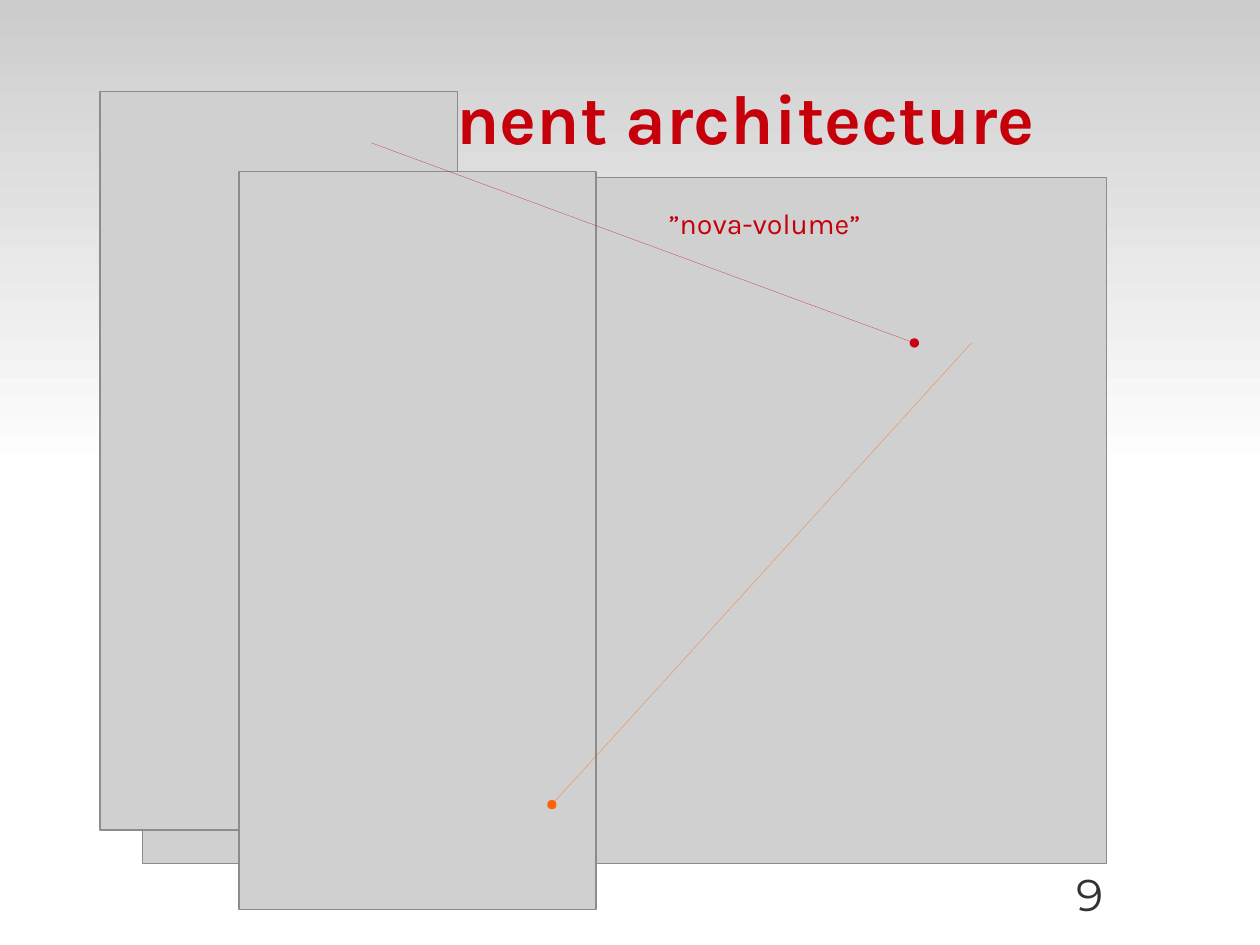
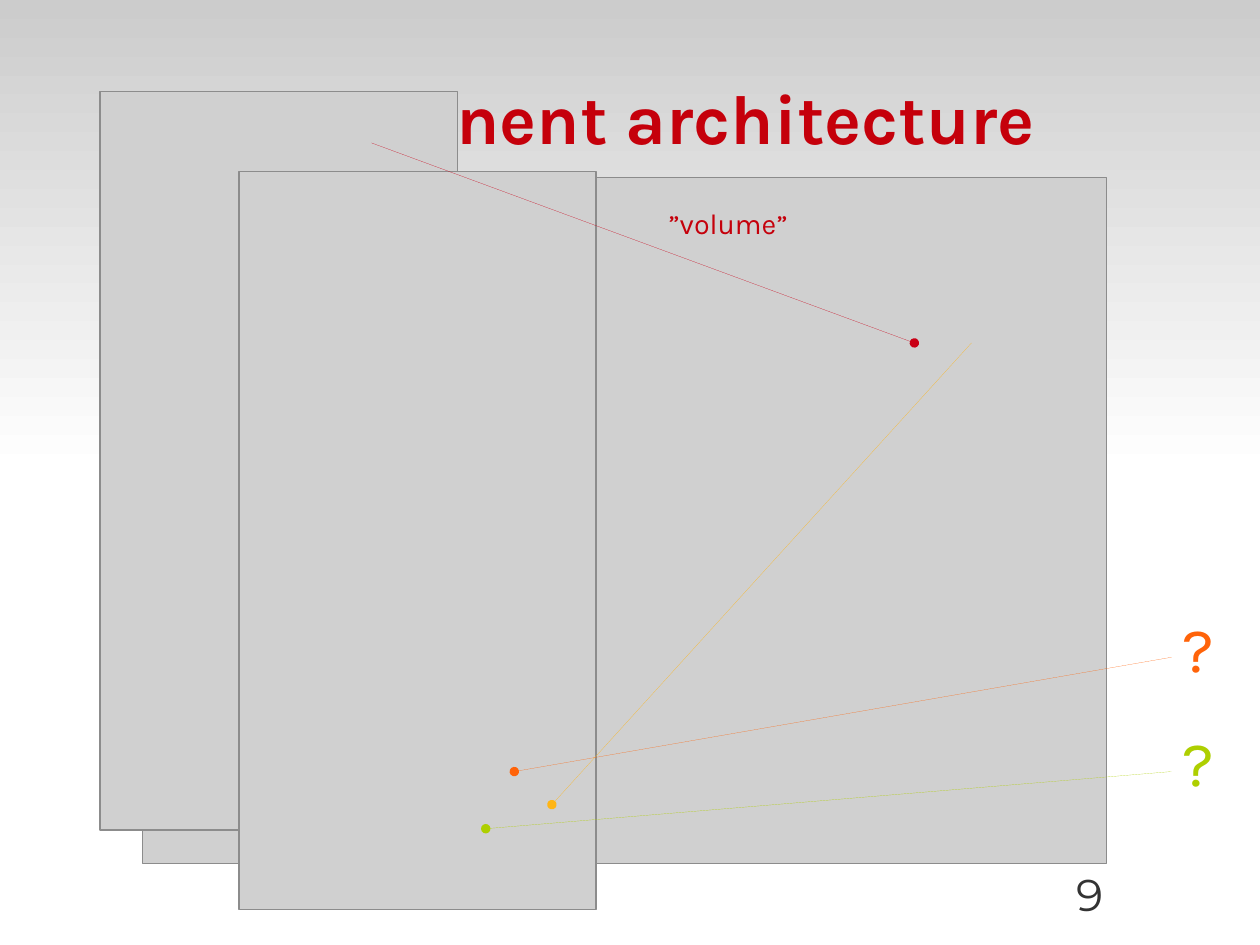
Before and after one commit to zyluo/talk-COSUG-2012, a slide deck: slide 9 of COSUG-2012.odp. Drawn at 1260x945 pixels with LibreOffice and Linux fonts; fonts in the diff are those of the drawing; grey boxes stand for pictures; background and template pictures are left out. Boxes give left, top, right and bottom in pixels: in the first picture for what was removed or moved away, otherwise in the second. Text is boxed around its words. In the diff, an @@ line names an element or a change of style, - is before the commit and + after.

```diff
--- a/COSUG-2012.odp
+++ b/COSUG-2012.odp
@@ text at (x1=668, y1=214, x2=787, y2=235): text changed @@
-”nova-volume”
+”volume”
@@ arrow (552, 805) - (972, 343): stroke #FF6309 0 pt to #FFB515 0 pt @@
@@ text added at (x1=1172, y1=604, x2=1236, y2=702), 40 pt, text #FF6309 @@
+?
@@ arrow added from (1172, 657) to (515, 772), #FF6309 0 pt @@
@@ text added at (x1=1172, y1=718, x2=1236, y2=816), 40 pt, text #AECF00 @@
+?
@@ arrow added from (1172, 772) to (486, 829), #AECF00 0 pt @@
```
Also in this commit, not shown: 5 other slides changed, 3 slides added, 2 slides removed, 1 other file.
